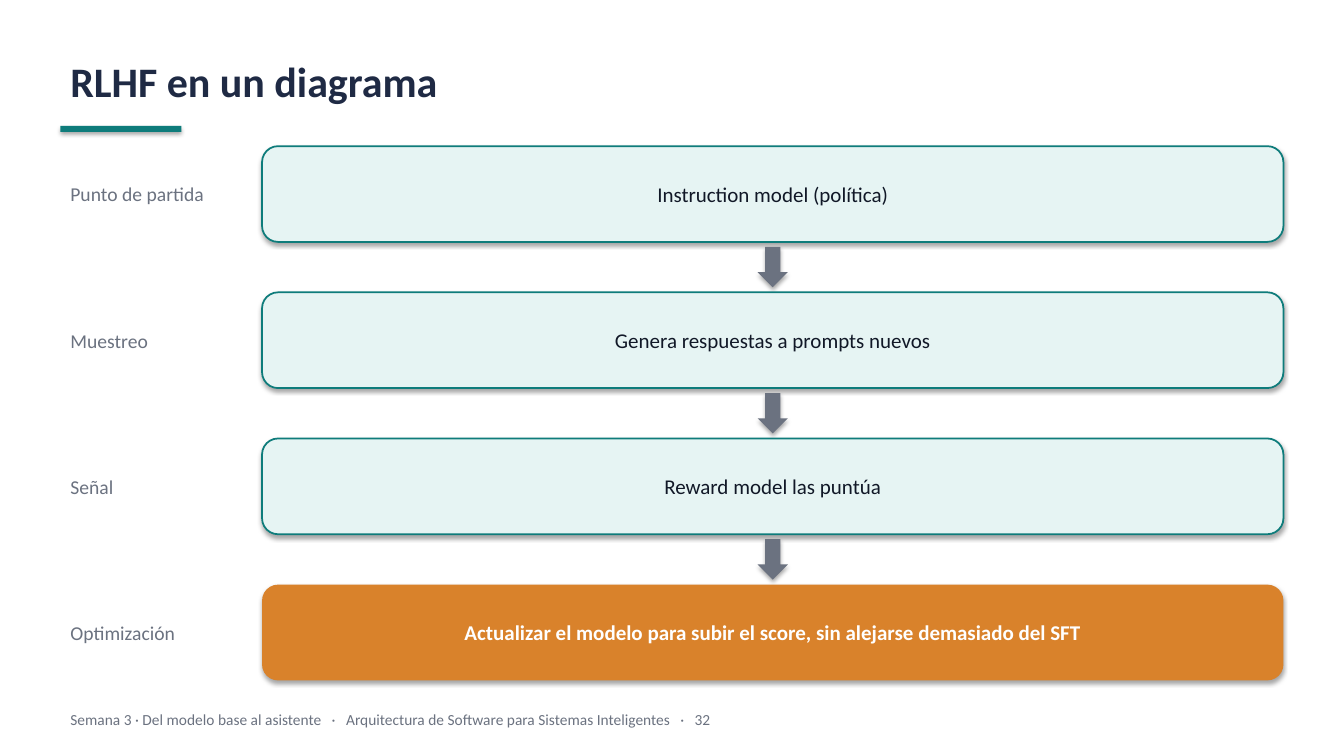
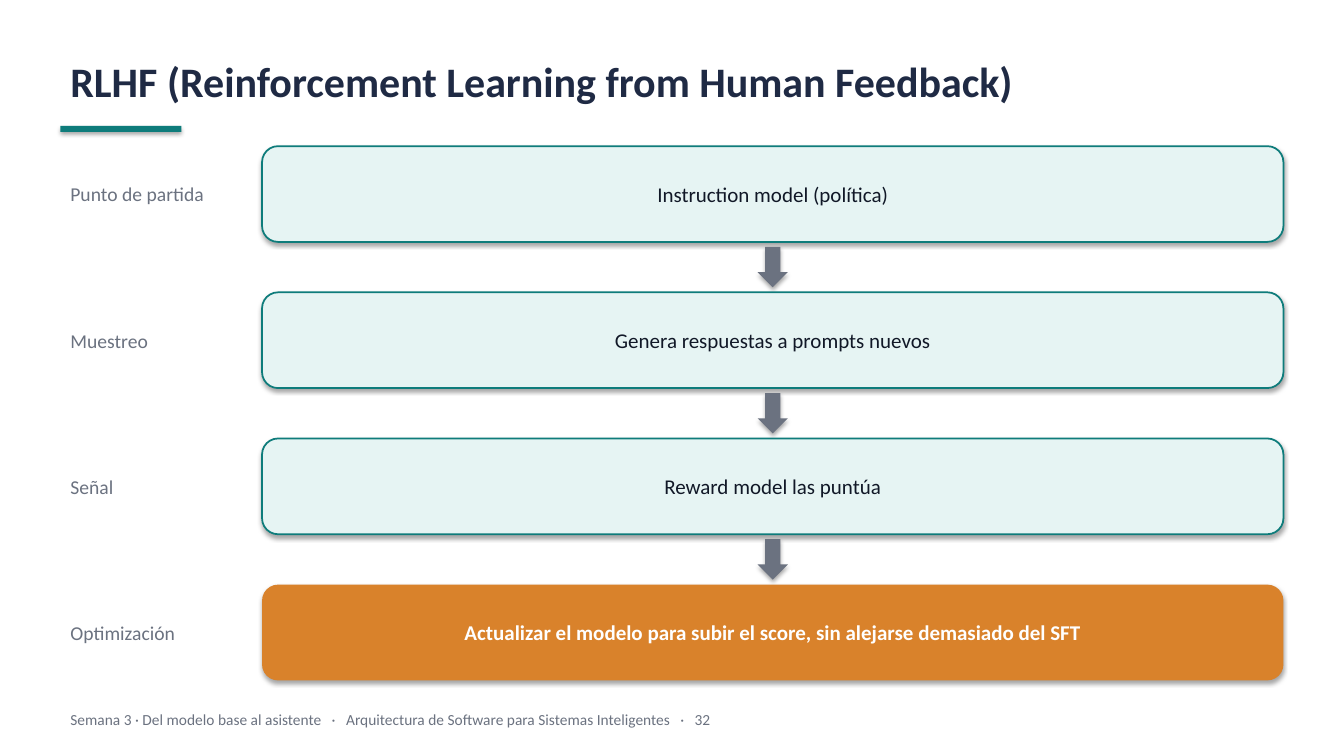
Before and after one commit to JunBarrs24/itm-maestria-llms, a slide deck: slide 31 of week-03/slides/week-03-slides.pptx. Drawn at 1344x756 pixels with LibreOffice and Linux fonts; fonts in the diff are those of the drawing. Boxes give left, top, right and bottom in pixels: in the first picture for what was removed or moved away, otherwise in the second. Text is boxed around its words. In the diff, an @@ line names an element or a change of style, - is before the commit and + after.

```diff
--- a/week-03/slides/week-03-slides.pptx
+++ b/week-03/slides/week-03-slides.pptx
@@ text at [70,66,1012,104]: text changed @@
-RLHF en un diagrama
+RLHF (Reinforcement Learning from Human Feedback)
```
Also in this commit, not shown: 10 other slides changed, 3 slides removed, 2 other files.
